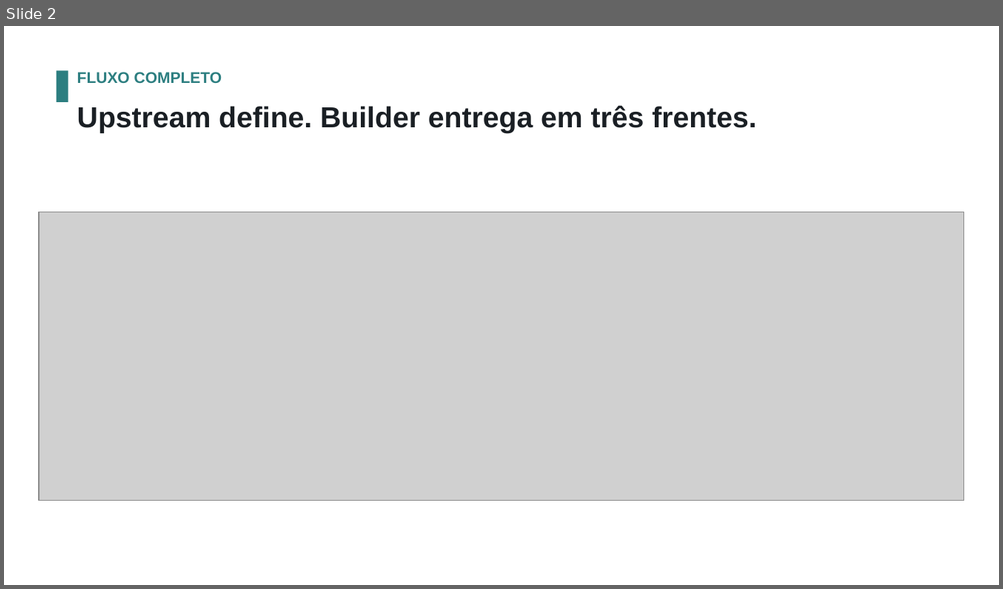
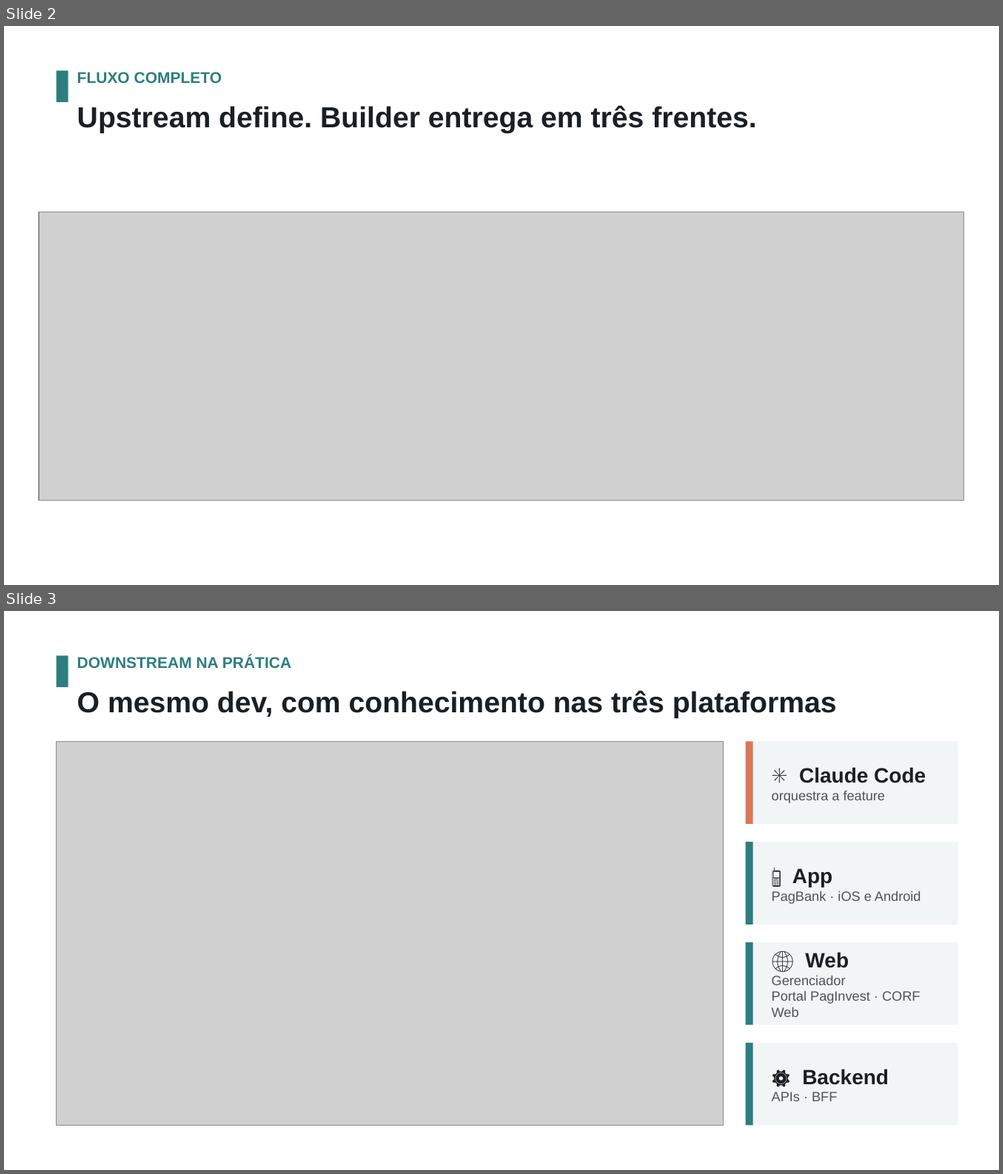
Before and after one commit to diegolirio/workflow-ai-first, a slide deck: builder.pptx. Shown one above the other, each under a label of ours: slide 2 before the commit, slides 2 and 3 after it. The pictures are 1003x589 and 1003x1174 pixels, drawn with LibreOffice and Linux fonts; fonts in the diff are those of the drawing; grey boxes stand for pictures; background and template pictures are left out. Boxes give left, top, right and bottom in pixels: in the first picture for what was removed or moved away, otherwise in the second. Text is boxed around its words. In the diff, an @@ line names an element or a change of style, - is before the commit and + after.

```diff
--- a/builder.pptx
+++ b/builder.pptx
@@ slide 3 added at [4, 611, 999, 1170], background picture (left out) @@
@@ rectangle added at [57, 655, 68, 687], fill #2C7E80 @@
@@ text added at [77, 656, 291, 668], 15 pt, text #2C7E80, bold @@
+DOWNSTREAM NA PRÁTICA
@@ text added at [77, 690, 836, 718], 28 pt, text #1A1F24, bold @@
+O mesmo dev, com conhecimento nas três plataformas
@@ picture added at [57, 741, 723, 1126] @@
@@ rectangle added at [745, 741, 959, 824], fill #F2F5F6 @@
@@ rectangle added at [745, 741, 753, 824], fill #D97757 @@
@@ text added at [771, 767, 925, 803], 13 pt, text #4D5358 @@
+✳ Claude Code
+orquestra a feature
@@ rectangle added at [745, 843, 959, 925], fill #F2F5F6 @@
@@ rectangle added at [745, 843, 753, 925], fill #2C7E80 @@
@@ text added at [771, 869, 921, 904], 13 pt, text #4D5358 @@
+📱 App
+PagBank · iOS e Android
@@ rectangle added at [745, 943, 959, 1026], fill #F2F5F6 @@
@@ rectangle added at [745, 943, 753, 1026], fill #2C7E80 @@
@@ text added at [771, 952, 919, 1017], 13 pt, text #4D5358 @@
+🌐 Web
+Gerenciador
+Portal PagInvest · CORF Web
@@ rectangle added at [745, 1043, 959, 1126], fill #F2F5F6 @@
@@ rectangle added at [745, 1043, 753, 1126], fill #2C7E80 @@
@@ text added at [771, 1069, 888, 1102], 20 pt, text #1A1F24, bold @@
+⚙️ Backend
+APIs · BFF
```
Also in this commit, not shown: 3 other slides added, 5 other files.
